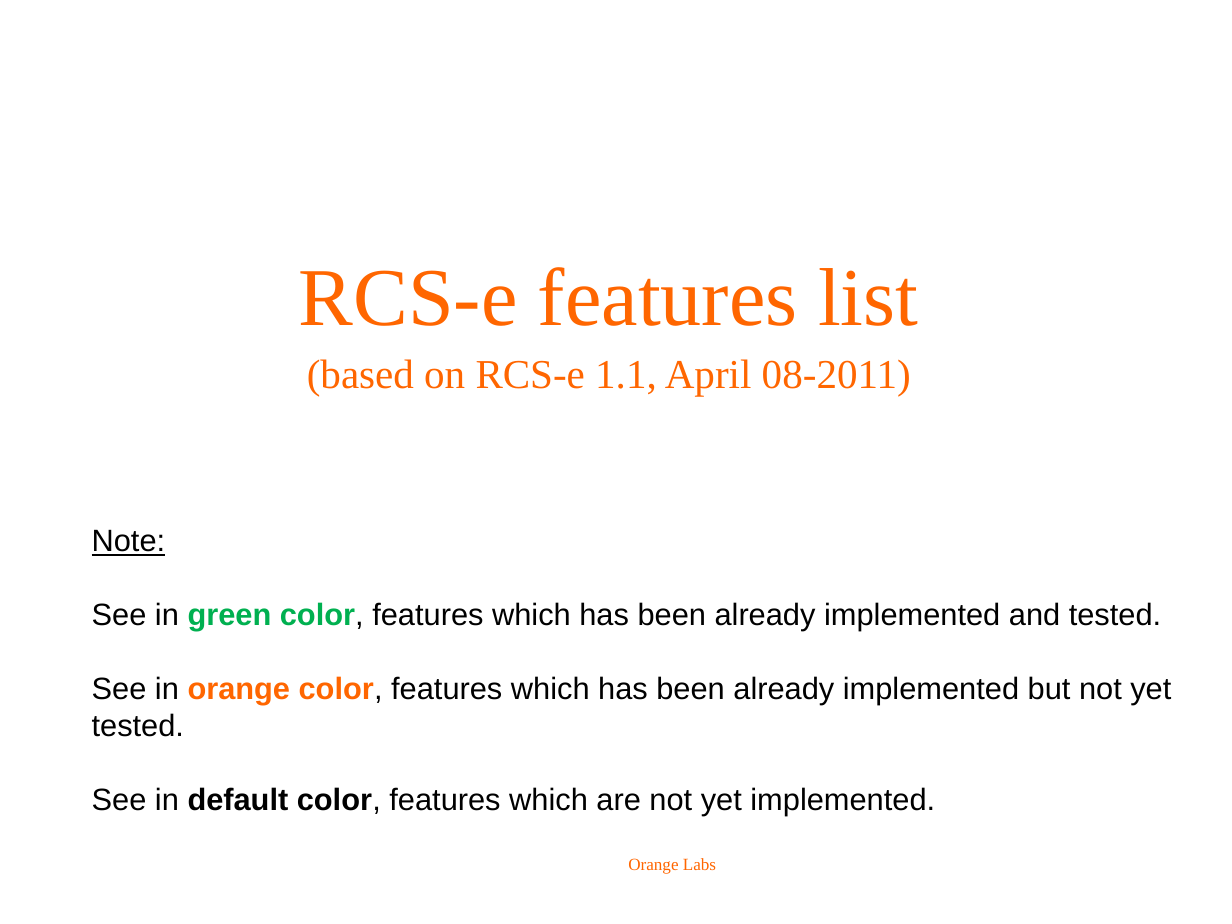
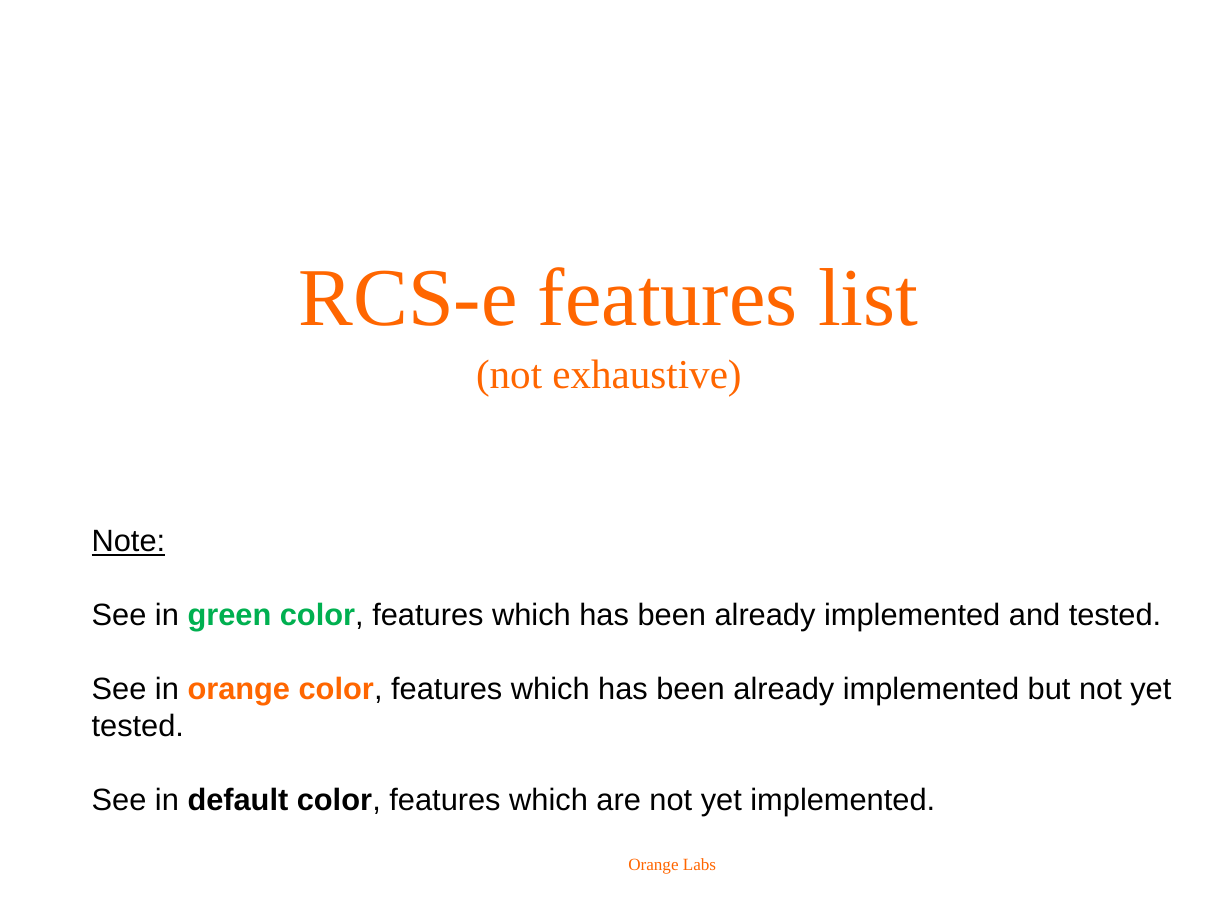
Before and after one commit to biddyweb/android-rcs-ims-stack, a slide deck: slide 3 of doc/roadmap/OrangeLabs_RCS-e_stack_roadmap.ppt. Drawn at 1232x924 pixels with LibreOffice and Linux fonts; fonts in the diff are those of the drawing; background and template pictures are left out. Boxes give left, top, right and bottom in pixels: in the first picture for what was removed or moved away, otherwise in the second. Text is boxed around its words. In the diff, an @@ line names an element or a change of style, - is before the commit and + after.

```diff
--- a/doc/roadmap/OrangeLabs_RCS-e_stack_roadmap.ppt
+++ b/doc/roadmap/OrangeLabs_RCS-e_stack_roadmap.ppt
@@ title at (299, 267, 918, 396): text changed; size 24 to 48 pt @@
-RCS-e features list
-(based on RCS-e 1.1, April 08-2011)
+RCS-e features list
+(not exhaustive)
```
Also in this commit, not shown: 7 other slides changed, 3 slides added, 1 slide removed, 1 other file.
